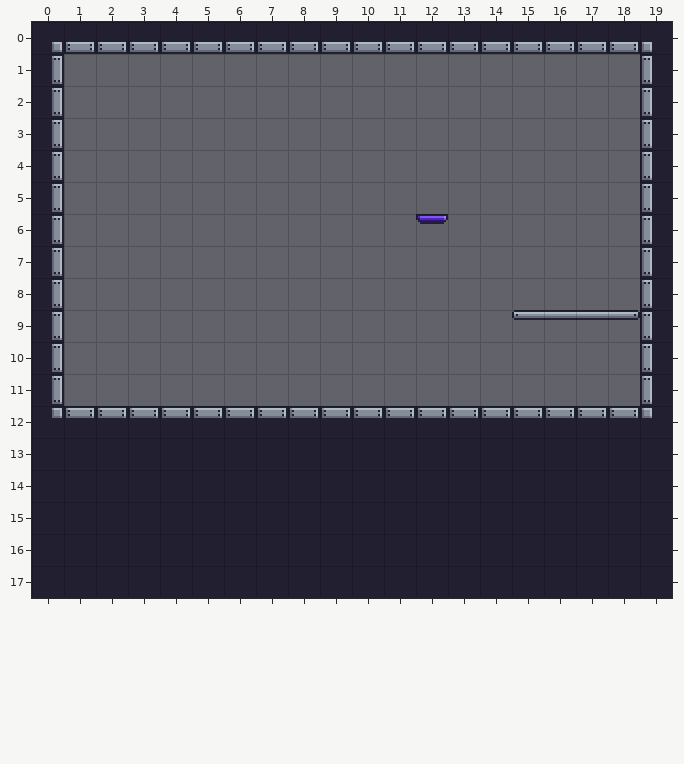
One commit to this Tiled map: assets_source/maps/level09.tmx. Above is the file before it was changed.
Cells are 16x16 px. Shown: x 0..19, y 0..17.
After the commit:
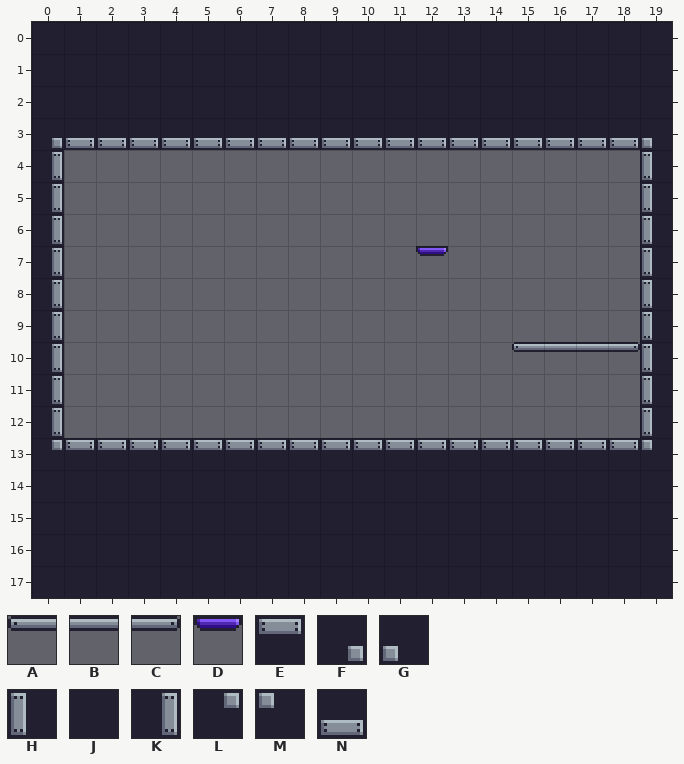
Key: from "main_tileset": A 4, B 5, C 6, D 35, E 181, F 183, G 184, H 210, J 211, K 212, L 213, M 214, N 241.
_ is an empty cell.
Diff:
Layer "Tile Layer 1":
y 0: x 0..19 FNNNNNNNNNNNNNNNNNNG -> JJJJJJJJJJJJJJJJJJJJ
y 1..2: x 0..19 K__________________H -> JJJJJJJJJJJJJJJJJJJJ
y 3: x 0..19 K__________________H -> FNNNNNNNNNNNNNNNNNNG
y 6: x 12 D -> _
y 7: x 12 _ -> D
y 9: x 15..18 ABBC -> ____
y 10: x 15..18 ____ -> ABBC
y 12: x 0..19 LEEEEEEEEEEEEEEEEEEM -> K__________________H
y 13: x 0..19 JJJJJJJJJJJJJJJJJJJJ -> LEEEEEEEEEEEEEEEEEEM
Changed places in both pictures, as pixel boxes (x1, y1, x2, y2):
changed: (52, 42, 652, 150)
changed: (416, 214, 448, 256)
changed: (512, 310, 640, 352)
changed: (52, 406, 652, 450)
